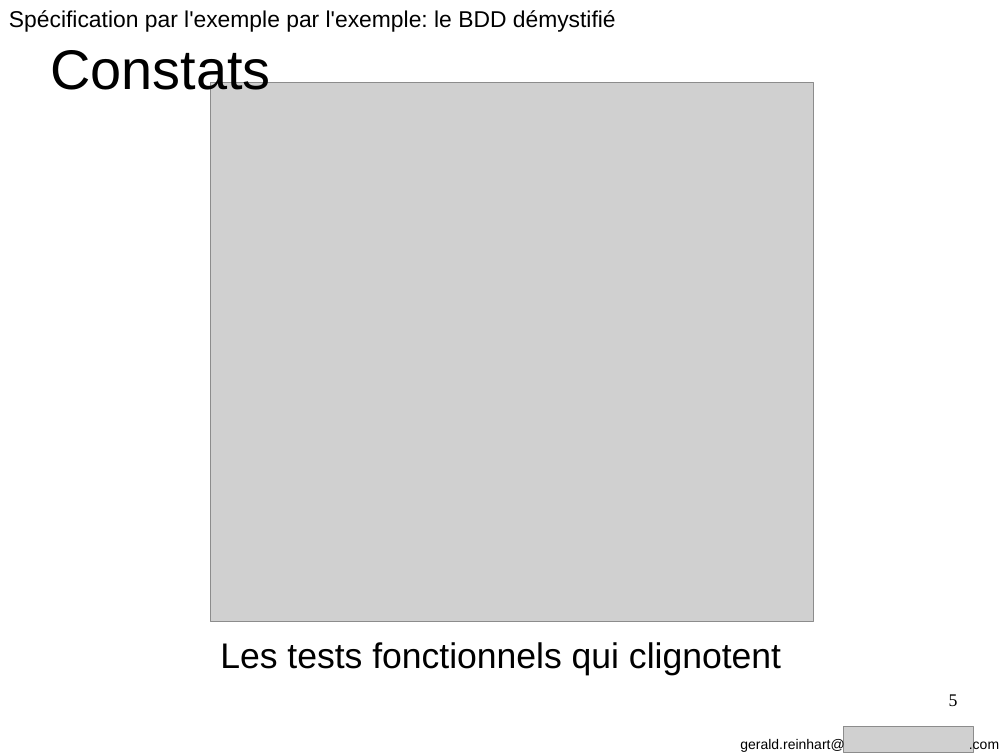
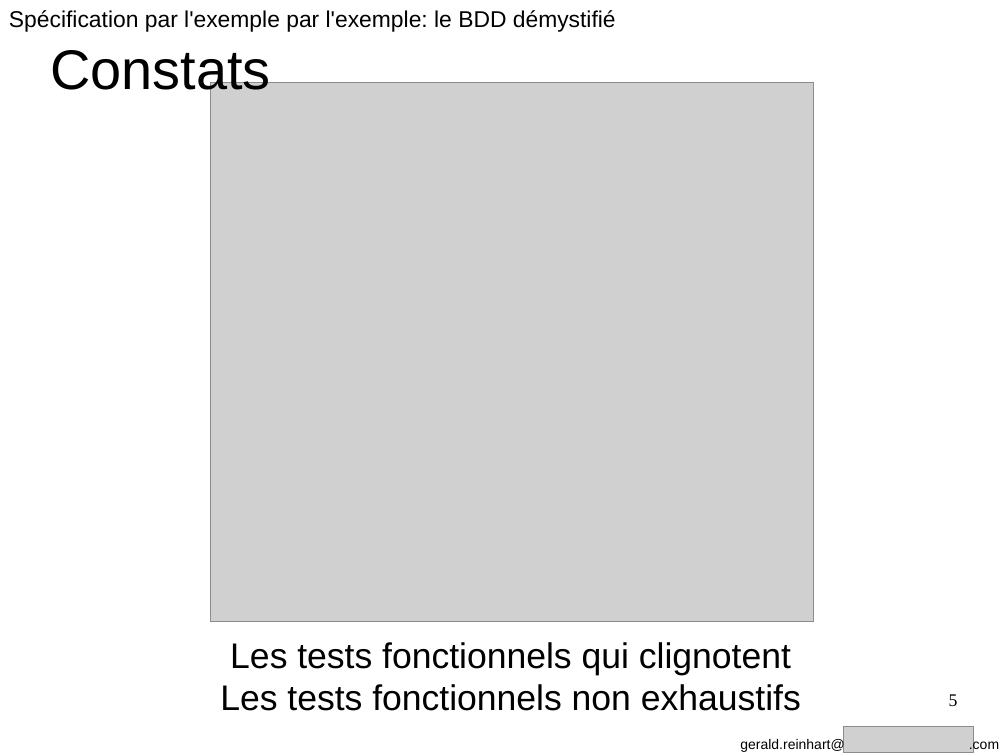
Before and after one commit to GeReinhart/dojo-bdd-library-ws-java, a slide deck: slide 5 of doc/BDD_presentation_agile_grenoble_2016.odp. Drawn at 1008x756 pixels with LibreOffice and Linux fonts; fonts in the diff are those of the drawing; grey boxes stand for pictures. Boxes give left, top, right and bottom in pixels: in the first picture for what was removed or moved away, otherwise in the second. Text is boxed around its words. In the diff, an @@ line names an element or a change of style, - is before the commit and + after.

```diff
--- a/doc/BDD_presentation_agile_grenoble_2016.odp
+++ b/doc/BDD_presentation_agile_grenoble_2016.odp
@@ text at (220,642,801,711): text changed @@
-Les tests fonctionnels qui clignotent
+Les tests fonctionnels qui clignotent
+Les tests fonctionnels non exhaustifs
```
Also in this commit, not shown: 22 other slides changed, 1 slide added, 8 other files.
